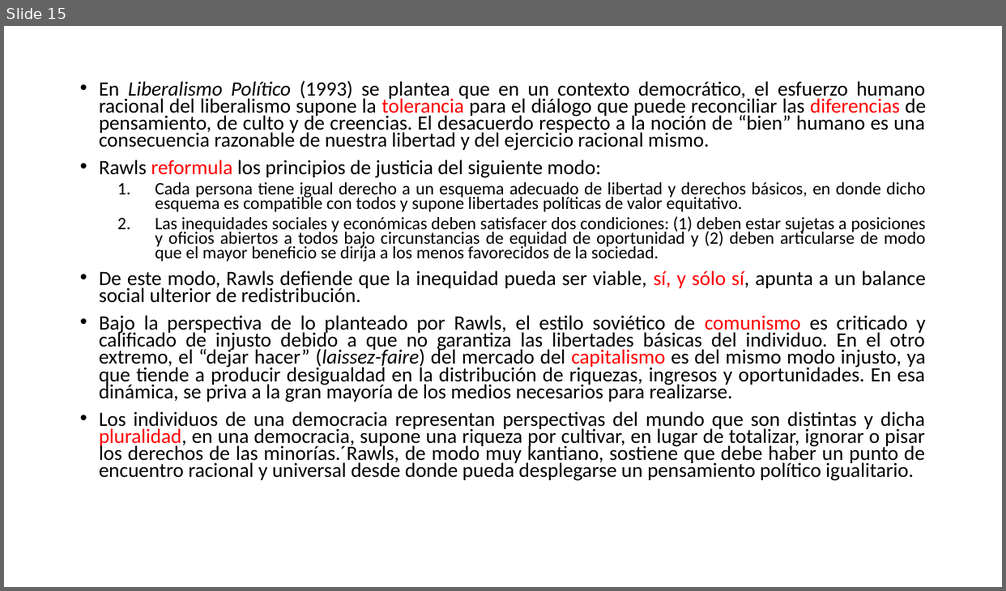
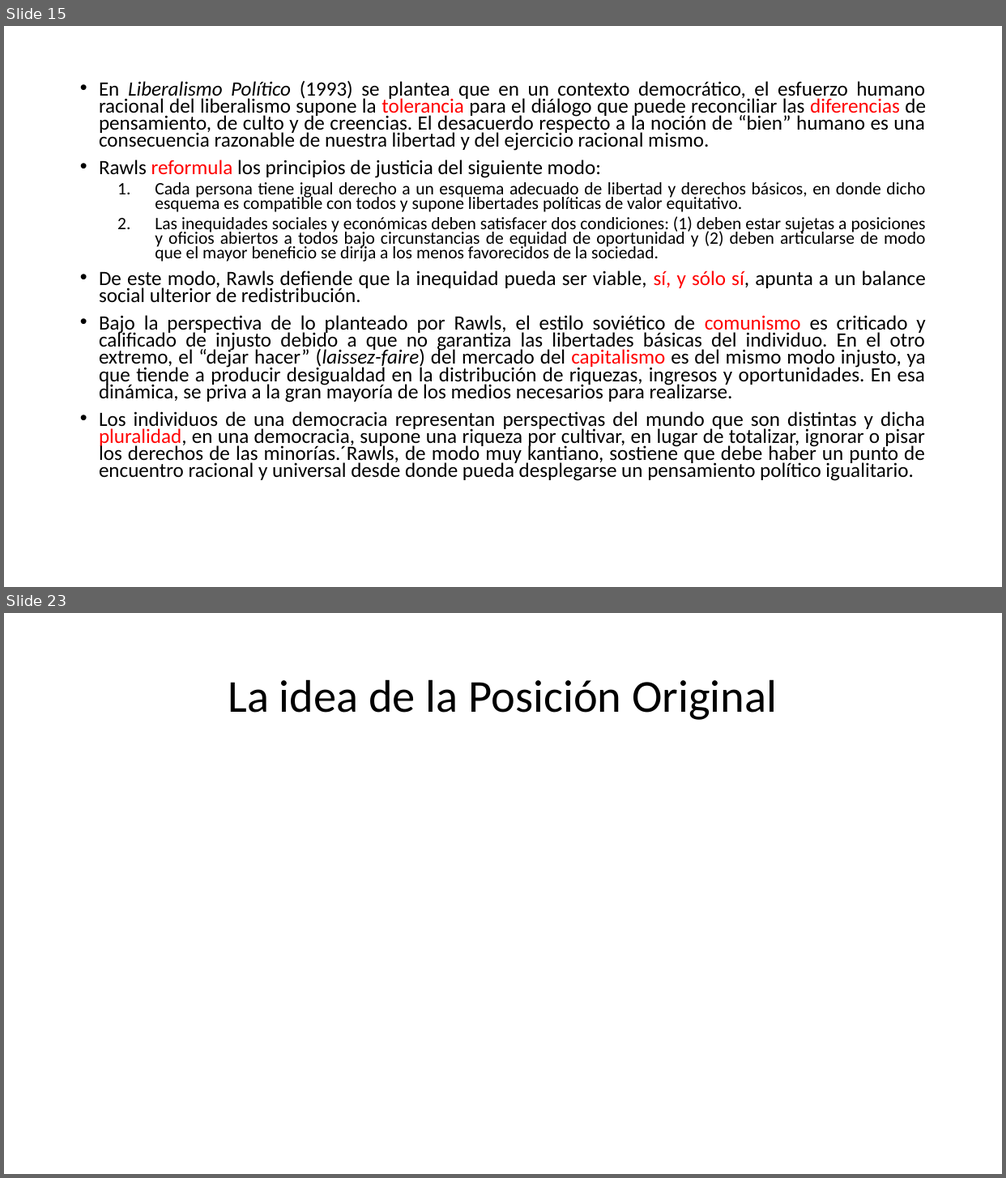
Before and after one commit to zaboltar/zaboltar.github.io, a slide deck: assets uarm/2019 sol-penscri-justfilpol/John Rawls - Justice as Fairness.pptx. Shown one above the other, each under a label of ours: slide 15 before the commit, slides 15 and 23 after it; the slides between them are not shown. The pictures are 1006x591 and 1006x1178 pixels, drawn with LibreOffice and Linux fonts; fonts in the diff are those of the drawing. Boxes give left, top, right and bottom in pixels: in the first picture for what was removed or moved away, otherwise in the second. Text is boxed around its words. In the diff, an @@ line names an element or a change of style, - is before the commit and + after.

```diff
--- a/assets uarm/2019 sol-penscri-justfilpol/John Rawls - Justice as Fairness.pptx
+++ b/assets uarm/2019 sol-penscri-justfilpol/John Rawls - Justice as Fairness.pptx
@@ slide 23 added at bbox=[4, 613, 1002, 1174], background #FFFFFF @@
@@ title added at bbox=[228, 679, 777, 720], 44 pt, text #000000 @@
+La idea de la Posición Original
```
Also in this commit, not shown: 1 slide changed, 11 other slides added.
